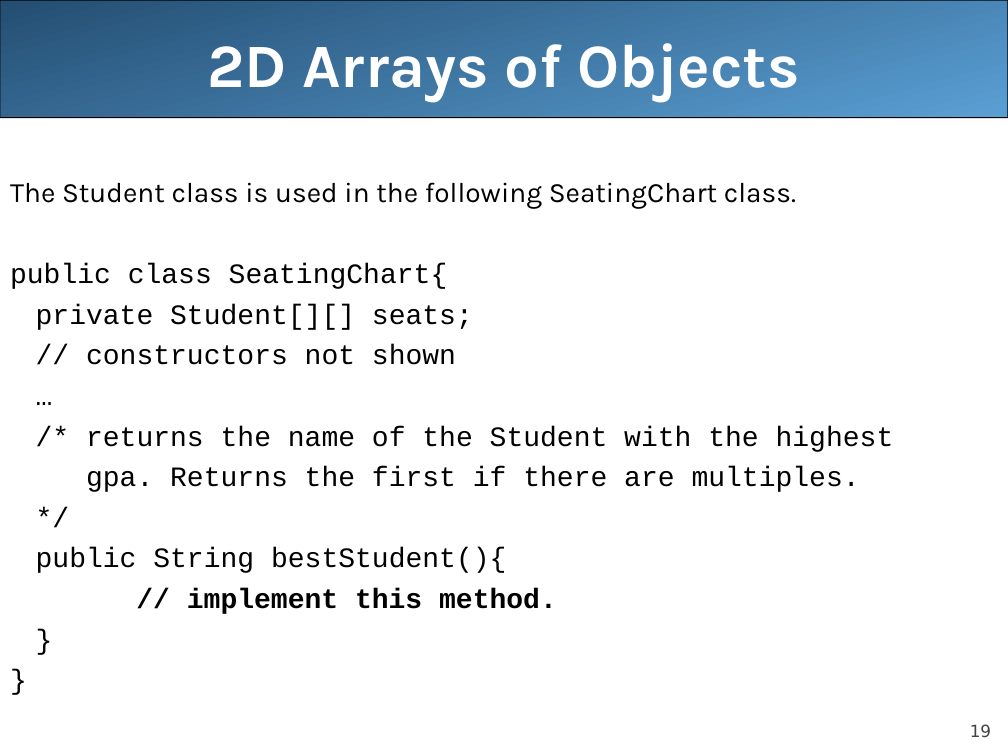
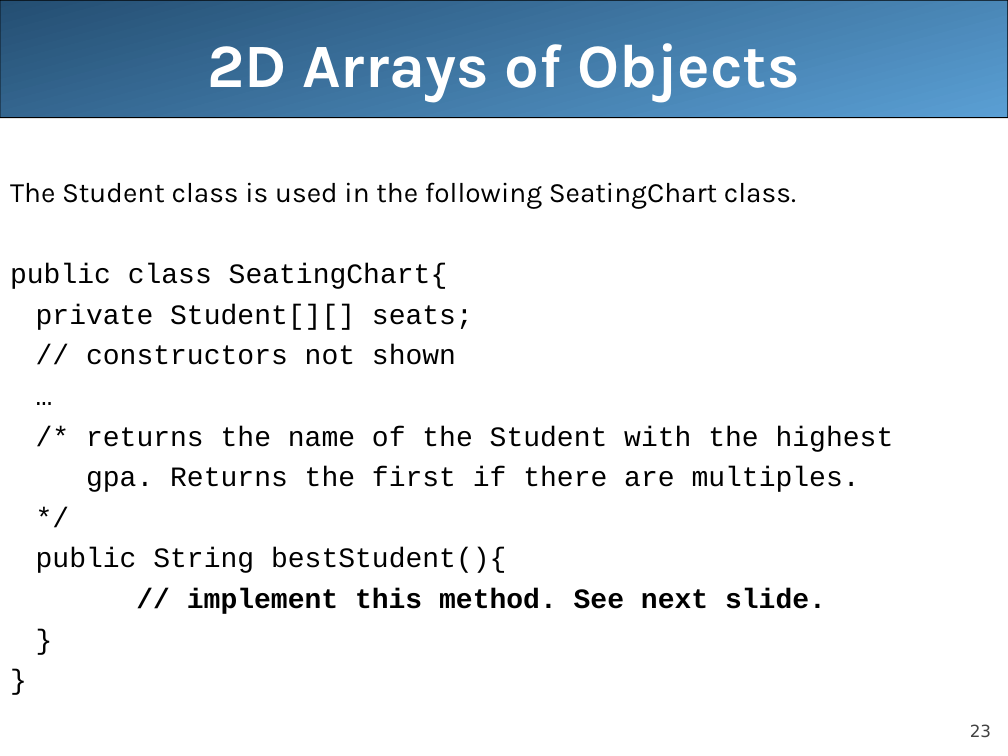
Before and after one commit to LongBaoNguyen/longbaonguyen.github.io, a slide deck: slide 23 of courses/apcsa/lecture20.ppt (slide 19 before the commit). Drawn at 1008x756 pixels with LibreOffice and Linux fonts; fonts in the diff are those of the drawing. Boxes give left, top, right and bottom in pixels: in the first picture for what was removed or moved away, otherwise in the second. Text is boxed around its words. In the diff, an @@ line names an element or a change of style, - is before the commit and + after.

```diff
--- a/courses/apcsa/lecture20.ppt
+++ b/courses/apcsa/lecture20.ppt
@@ text at (x1=187, y1=588, x2=826, y2=614): text changed @@
-// implement this method.
+// implement this method. See next slide.
@@ page number at (x1=970, y1=724, x2=991, y2=737): text changed @@
-19
+23
```
Also in this commit, not shown: 3 other slides changed, 4 slides added, 21 other files.
